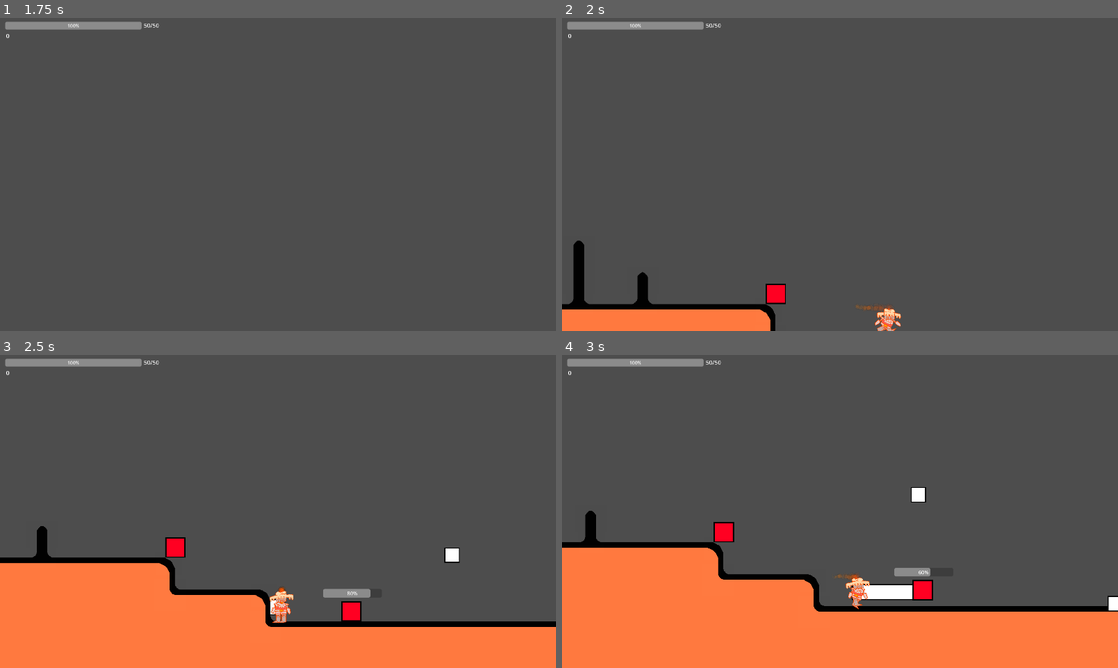
Above: before the commit, frames 1-4 (two rows, left to right).
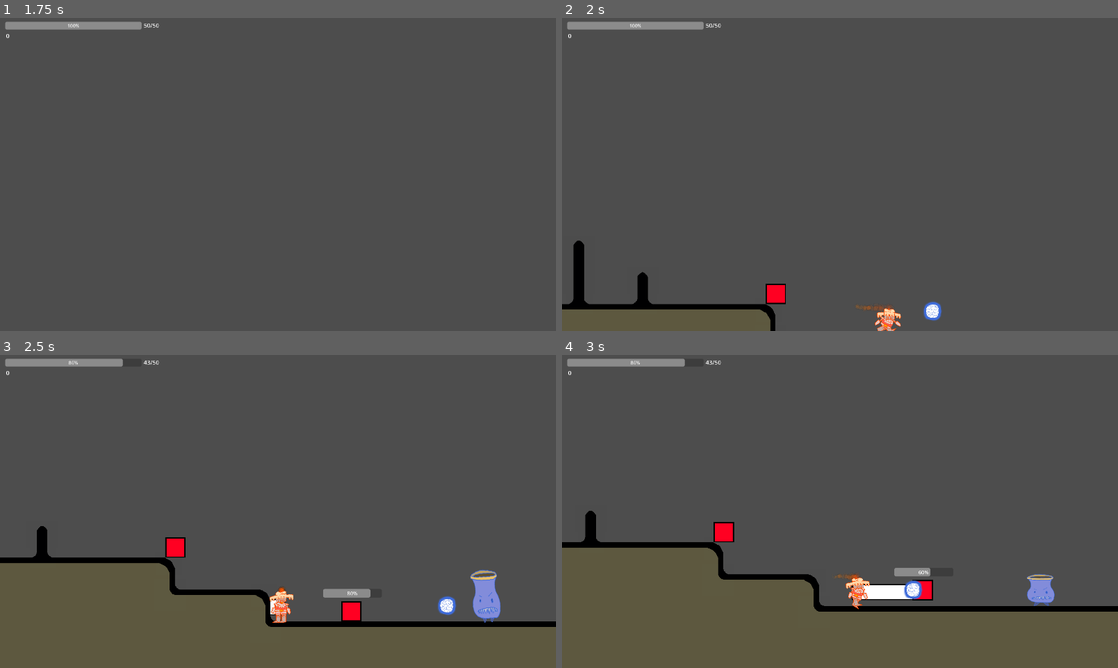
Above: after the commit, the same moments.

Repository: FlapjackPlop/WIW
Game: Godot game, scene res://Scenes/test_world.tscn
Two runs of this game, one before a commit and one after it. Both use one fixed random seed, a clock stepped at 60 frames per second and the inputs below. The project has no main scene, so this scene is started directly.
Inputs (mouse positions are in pixels of both pictures, inside the frame that each line leads up to):
- Up to frame 1 (1.75 s): move the mouse to (400, 158) at 0.52 s; press the mouse at (400, 158) at 0.53 s; hold D (right) from 0.53 s (still down); tap Space (jump) at 0.77, 1.52 s; tap Enter at 1.25 s; move the mouse to (166, 190) at 1.27 s; release the mouse at (166, 190) at 1.28 s; click (166, 190) at 1.35 s
- Up to frame 2 (2 s): keep holding D (right)
- Up to frame 3 (2.5 s): move the mouse to (333, 442) at 2.02 s; release D (right) at 2.03 s; press the mouse at (333, 442) at 2.03 s; hold A (left) from 2.03 s (still down)
- Up to frame 4 (3 s): move the mouse to (812, 574) at 2.77 s; release A (left) at 2.78 s; release the mouse at (812, 574) at 2.78 s; hold D (right) from 2.78 s (still down); click (812, 574) at 2.85 s

Frame 1 is identical in both runs. In frame 2, 2.7% of the frame differs, in the area x 0-69%, y 90-100%; in frame 3, 22%; in frame 4, 26%, in the area x 0-100%, y 1-100%.

Commit message:
Added animations for enemy

Diff:
--- /dev/null
+++ b/Game/Prefabs/crawler.tscn
@@ -0,0 +1,387 @@
+[gd_scene load_steps=11 format=3 uid="uid://0iwpktjqcmmd"]
+
+[ext_resource type="Script" path="res://Script/Crawler.gd" id="1_2nkpm"]
+[ext_resource type="Texture2D" uid="uid://cmmro5b5ygvks" path="res://Art/Placeholder/Cube.png" id="2_2wk03"]
+[ext_resource type="Texture2D" uid="uid://bxabbbsx0f3ut" path="res://Art/Placeholder/Crawler/000.png" id="3_sou15"]
+[ext_resource type="Texture2D" uid="uid://dden2e47ssdry" path="res://Art/Placeholder/Crawler/001.png" id="4_ake1y"]
+
+[sub_resource type="Animation" id="Animation_yq2iy"]
+resource_name = "Walk"
+length = 2.0
+loop_mode = 1
+tracks/0/type = "value"
+tracks/0/imported = false
+tracks/0/enabled = true
+tracks/0/path = NodePath("Crawler/Body:rotation")
+tracks/0/interp = 2
+tracks/0/loop_wrap = true
+tracks/0/keys = {
+"times": PackedFloat32Array(0, 0.5, 1, 1.5),
+"transitions": PackedFloat32Array(1, 1, 1, 1),
+"update": 0,
+"values": [0.0, -0.0993717, 0.0, 0.0979586]
+}
+tracks/1/type = "value"
+tracks/1/imported = false
+tracks/1/enabled = true
+tracks/1/path = NodePath("Crawler/Body:position")
+tracks/1/interp = 2
+tracks/1/loop_wrap = true
+tracks/1/keys = {
+"times": PackedFloat32Array(0, 1),
+"transitions": PackedFloat32Array(1, 1),
+"update": 0,
+"values": [Vector2(0, 18.5281), Vector2(0, 23)]
+}
+tracks/2/type = "value"
+tracks/2/imported = false
+tracks/2/enabled = true
+tracks/2/path = NodePath("Crawler/LegR:rotation")
+tracks/2/interp = 2
+tracks/2/loop_wrap = true
+tracks/2/keys = {
+"times": PackedFloat32Array(0, 0.5, 1, 1.5),
+"transitions": PackedFloat32Array(1, 1, 1, 1),
+"update": 0,
+"values": [-0.814218, 0.669946, -0.814218, 0.669946]
+}
+tracks/3/type = "value"
+tracks/3/imported = false
+tracks/3/enabled = true
+tracks/3/path = NodePath("Crawler/LegR:position")
+tracks/3/interp = 2
+tracks/3/loop_wrap = true
+tracks/3/keys = {
+"times": PackedFloat32Array(0, 0.5, 1, 1.5),
+"transitions": PackedFloat32Array(1, 1, 1, 1),
+"update": 0,
+"values": [Vector2(13, 18), Vector2(13, 18), Vector2(13, 18), Vector2(13, 18)]
+}
+tracks/4/type = "value"
+tracks/4/imported = false
+tracks/4/enabled = true
+tracks/4/path = NodePath("Crawler/LegL:position")
+tracks/4/interp = 2
+tracks/4/loop_wrap = true
+tracks/4/keys = {
+"times": PackedFloat32Array(0, 0.5, 1, 1.5),
+"transitions": PackedFloat32Array(1, 1, 1, 1),
+"update": 0,
+"values": [Vector2(-11, 18), Vector2(-11, 18), Vector2(-11, 18), Vector2(-11, 18)]
+}
+tracks/5/type = "value"
+tracks/5/imported = false
+tracks/5/enabled = true
+tracks/5/path = NodePath("Crawler/LegL:rotation")
+tracks/5/interp = 2
+tracks/5/loop_wrap = true
+tracks/5/keys = {
+"times": PackedFloat32Array(0, 0.5, 1, 1.5),
+"transitions": PackedFloat32Array(1, 1, 1, 1),
+"update": 0,
+"values": [0.916415, -0.982284, 0.916415, -0.982284]
+}
+tracks/6/type = "value"
+tracks/6/imported = false
+tracks/6/enabled = true
+tracks/6/path = NodePath("Crawler/Body:scale")
+tracks/6/interp = 1
+tracks/6/loop_wrap = true
+tracks/6/keys = {
+"times": PackedFloat32Array(0),
+"transitions": PackedFloat32Array(1),
+"update": 0,
+"values": [Vector2(0.635, 0.635)]
+}
+
+[sub_resource type="Animation" id="Animation_sdyhc"]
+length = 0.001
+tracks/0/type = "value"
+tracks/0/imported = false
+tracks/0/enabled = true
+tracks/0/path = NodePath("Crawler/Body:rotation")
+tracks/0/interp = 1
+tracks/0/loop_wrap = true
+tracks/0/keys = {
+"times": PackedFloat32Array(0),
+"transitions": PackedFloat32Array(1),
+"update": 0,
+"values": [0.0]
+}
+tracks/1/type = "value"
+tracks/1/imported = false
+tracks/1/enabled = true
+tracks/1/path = NodePath("Crawler/Body:position")
+tracks/1/interp = 1
+tracks/1/loop_wrap = true
+tracks/1/keys = {
+"times": PackedFloat32Array(0),
+"transitions": PackedFloat32Array(1),
+"update": 0,
+"values": [Vector2(0, 18.5281)]
+}
+tracks/2/type = "value"
+tracks/2/imported = false
+tracks/2/enabled = true
+tracks/2/path = NodePath("Crawler/LegR:rotation")
+tracks/2/interp = 1
+tracks/2/loop_wrap = true
+tracks/2/keys = {
+"times": PackedFloat32Array(0),
+"transitions": PackedFloat32Array(1),
+"update": 0,
+"values": [0.0]
+}
+tracks/3/type = "value"
+tracks/3/imported = false
+tracks/3/enabled = true
+tracks/3/path = NodePath("Crawler/LegR:position")
+tracks/3/interp = 1
+tracks/3/loop_wrap = true
+tracks/3/keys = {
+"times": PackedFloat32Array(0),
+"transitions": PackedFloat32Array(1),
+"update": 0,
+"values": [Vector2(13, 15.0281)]
+}
+tracks/4/type = "value"
+tracks/4/imported = false
+tracks/4/enabled = true
+tracks/4/path = NodePath("Crawler/LegL:position")
+tracks/4/interp = 1
+tracks/4/loop_wrap = true
+tracks/4/keys = {
+"times": PackedFloat32Array(0),
+"transitions": PackedFloat32Array(1),
+"update": 0,
+"values": [Vector2(-11, 14.0281)]
+}
+tracks/5/type = "value"
+tracks/5/imported = false
+tracks/5/enabled = true
+tracks/5/path = NodePath("Crawler/LegL:rotation")
+tracks/5/interp = 1
+tracks/5/loop_wrap = true
+tracks/5/keys = {
+"times": PackedFloat32Array(0),
+"transitions": PackedFloat32Array(1),
+"update": 0,
+"values": [0.0]
+}
+tracks/6/type = "value"
+tracks/6/imported = false
+tracks/6/enabled = true
+tracks/6/path = NodePath("Crawler/Body:scale")
+tracks/6/interp = 1
+tracks/6/loop_wrap = true
+tracks/6/keys = {
+"times": PackedFloat32Array(0),
+"transitions": PackedFloat32Array(1),
+"update": 0,
+"values": [Vector2(0.635, 0.635)]
+}
+
+[sub_resource type="Animation" id="Animation_ugrbp"]
+resource_name = "Shoot"
+tracks/0/type = "value"
+tracks/0/imported = false
+tracks/0/enabled = true
+tracks/0/path = NodePath("Crawler/Body:scale")
+tracks/0/interp = 2
+tracks/0/loop_wrap = true
+tracks/0/keys = {
+"times": PackedFloat32Array(0, 0.2, 1),
+"transitions": PackedFloat32Array(1, 1, 1),
+"update": 0,
+"values": [Vector2(0.635, 0.22), Vector2(0.635, 0.85), Vector2(0.635, 0.635)]
+}
+tracks/1/type = "value"
+tracks/1/imported = false
+tracks/1/enabled = true
+tracks/1/path = NodePath("Crawler/Body:position")
+tracks/1/interp = 2
+tracks/1/loop_wrap = true
+tracks/1/keys = {
+"times": PackedFloat32Array(0, 0.5),
+"transitions": PackedFloat32Array(1, 1),
+"update": 0,
+"values": [Vector2(0, 26), Vector2(0, 18.528)]
+}
+tracks/2/type = "value"
+tracks/2/imported = false
+tracks/2/enabled = true
+tracks/2/path = NodePath("Crawler/LegR:rotation")
+tracks/2/interp = 2
+tracks/2/loop_wrap = true
+tracks/2/keys = {
+"times": PackedFloat32Array(0, 0.5),
+"transitions": PackedFloat32Array(1, 1),
+"update": 0,
+"values": [-0.814218, 0.0]
+}
+tracks/3/type = "value"
+tracks/3/imported = false
+tracks/3/enabled = true
+tracks/3/path = NodePath("Crawler/LegL:rotation")
+tracks/3/interp = 2
+tracks/3/loop_wrap = true
+tracks/3/keys = {
+"times": PackedFloat32Array(0, 0.5),
+"transitions": PackedFloat32Array(1, 1),
+"update": 0,
+"values": [0.916415, 0.0]
+}
+
+[sub_resource type="Animation" id="Animation_fv6al"]
+resource_name = "Hurt"
+loop_mode = 1
+tracks/0/type = "value"
+tracks/0/imported = false
+tracks/0/enabled = true
+tracks/0/path = NodePath("Crawler/Body:position")
+tracks/0/interp = 2
+tracks/0/loop_wrap = true
+tracks/0/keys = {
+"times": PackedFloat32Array(0),
+"transitions": PackedFloat32Array(1),
+"update": 0,
+"values": [Vector2(0, 26)]
+}
+tracks/1/type = "value"
+tracks/1/imported = false
+tracks/1/enabled = true
+tracks/1/path = NodePath("Crawler/Body:rotation")
+tracks/1/interp = 2
+tracks/1/loop_wrap = true
+tracks/1/keys = {
+"times": PackedFloat32Array(0, 0.1, 0.2, 0.3, 0.4, 0.5, 0.6, 0.7, 0.8, 0.9, 1),
+"transitions": PackedFloat32Array(1, 1, 1, 1, 1, 1, 1, 1, 1, 1, 1),
+"update": 0,
+"values": [0.0, -0.0987459, 0.00850429, 0.147455, -0.169858, -0.0987459, 0.00850429, 0.147455, -0.169858, 0.147455, -0.169858]
+}
+tracks/2/type = "value"
+tracks/2/imported = false
+tracks/2/enabled = true
+tracks/2/path = NodePath("Crawler/Body:scale")
+tracks/2/interp = 2
+tracks/2/loop_wrap = true
+tracks/2/keys = {
+"times": PackedFloat32Array(0, 0.5, 1),
+"transitions": PackedFloat32Array(1, 1, 1),
+"update": 0,
+"values": [Vector2(0.635, 0.28), Vector2(0.635, 0.365), Vector2(0.635, 0.28)]
+}
+tracks/3/type = "value"
+tracks/3/imported = false
+tracks/3/enabled = true
+tracks/3/path = NodePath("Crawler/LegR:position")
+tracks/3/interp = 2
+tracks/3/loop_wrap = true
+tracks/3/keys = {
+"times": PackedFloat32Array(0, 0.5, 1),
+"transitions": PackedFloat32Array(1, 1, 1),
+"update": 0,
+"values": [Vector2(13, 15.0281), Vector2(13, 10), Vector2(13, 15.0281)]
+}
+tracks/4/type = "value"
+tracks/4/imported = false
+tracks/4/enabled = true
+tracks/4/path = NodePath("Crawler/LegR:rotation")
+tracks/4/interp = 2
+tracks/4/loop_wrap = true
+tracks/4/keys = {
+"times": PackedFloat32Array(0, 0.5, 1),
+"transitions": PackedFloat32Array(1, 1, 1),
+"update": 0,
+"values": [0.0, 0.0, 0.0]
+}
+tracks/5/type = "value"
+tracks/5/imported = false
+tracks/5/enabled = true
+tracks/5/path = NodePath("Crawler/LegL:position")
+tracks/5/interp = 2
+tracks/5/loop_wrap = true
+tracks/5/keys = {
+"times": PackedFloat32Array(0, 0.5, 1),
+"transitions": PackedFloat32Array(1, 1, 1),
+"update": 0,
+"values": [Vector2(-11, 9), Vector2(-11, 15), Vector2(-11, 9)]
+}
+tracks/6/type = "value"
+tracks/6/imported = false
+tracks/6/enabled = true
+tracks/6/path = NodePath("Crawler/LegL:rotation")
+tracks/6/interp = 2
+tracks/6/loop_wrap = true
+tracks/6/keys = {
+"times": PackedFloat32Array(0, 0.5, 1),
+"transitions": PackedFloat32Array(1, 1, 1),
+"update": 0,
+"values": [0.0, 0.0, 0.0]
+}
+
+[sub_resource type="AnimationLibrary" id="AnimationLibrary_74672"]
+_data = {
+"Hurt": SubResource("Animation_fv6al"),
+"RESET": SubResource("Animation_sdyhc"),
+"Shoot": SubResource("Animation_ugrbp"),
+"Walk": SubResource("Animation_yq2iy")
+}
+
+[sub_resource type="RectangleShape2D" id="RectangleShape2D_4qvbc"]
+size = Vector2(64, 100)
+
+[node name="Crawler" type="CharacterBody2D" groups=["enemy"]]
+script = ExtResource("1_2nkpm")
+
+[node name="Visuals" type="Node2D" parent="."]
+
+[node name="Sprite" type="Sprite2D" parent="Visuals"]
+visible = false
+modulate = Color(1, 0, 0.368627, 1)
+scale = Vector2(2, 2)
+texture = ExtResource("2_2wk03")
+
+[node name="Crawler" type="Node2D" parent="Visuals"]
+
+[node name="LegR" type="Sprite2D" parent="Visuals/Crawler"]
+position = Vector2(13, 15.0281)
+scale = Vector2(0.635, 0.635)
+texture = ExtResource("3_sou15")
+offset = Vector2(-29.2135, -60.6742)
+
+[node name="LegL" type="Sprite2D" parent="Visuals/Crawler"]
+position = Vector2(-11, 14.0281)
+scale = Vector2(0.635, 0.635)
+texture = ExtResource("3_sou15")
+offset = Vector2(29.2135, -58.427)
+flip_h = true
+
+[node name="Body" type="Sprite2D" parent="Visuals/Crawler"]
+position = Vector2(0, 18.5281)
+scale = Vector2(0.635, 0.635)
+texture = ExtResource("4_ake1y")
+offset = Vector2(0, -58.427)
+
+[node name="AnimationPlayer" type="AnimationPlayer" parent="Visuals"]
+speed_scale = 2.0
+libraries = {
+"": SubResource("AnimationLibrary_74672")
+}
+blend_times = [&"Shoot", &"Hurt", 0.5, &"Shoot", &"Walk", 0.5, &"Walk", &"Hurt", 0.5, &"Walk", &"Shoot", 0.2]
+
+[node name="CollisionShape" type="CollisionShape2D" parent="."]
+position = Vector2(0, -18)
+shape = SubResource("RectangleShape2D_4qvbc")
+
+[node name="CrawlTime" type="Timer" parent="."]
+one_shot = true
+
+[node name="PauseTime" type="Timer" parent="."]
+one_shot = true
+
+[node name="ShootPoint" type="Node2D" parent="."]
+position = Vector2(0, -42)
+
+[connection signal="timeout" from="CrawlTime" to="." method="_on_crawl_time_timeout"]
+[connection signal="timeout" from="PauseTime" to="." method="_on_pause_time_timeout"]
--- a/Game/Prefabs/curve_bullet.tscn
+++ b/Game/Prefabs/curve_bullet.tscn
@@ -1,7 +1,7 @@
 [gd_scene load_steps=4 format=3 uid="uid://cgh17luhb7msk"]
 
 [ext_resource type="Script" path="res://Script/CurveBullet.gd" id="1_g0atj"]
-[ext_resource type="Texture2D" uid="uid://cmmro5b5ygvks" path="res://Art/Placeholder/Cube.png" id="2_48k48"]
+[ext_resource type="Texture2D" uid="uid://e25xdqqem1f" path="res://Art/Placeholder/Crawler/Bullet.png" id="2_yw5eh"]
 
 [sub_resource type="CircleShape2D" id="CircleShape2D_r1a77"]
 radius = 28.0179
@@ -12,8 +12,9 @@
 [node name="Visuals" type="Node2D" parent="."]
 
 [node name="Sprite" type="Sprite2D" parent="Visuals"]
-scale = Vector2(1.5, 1.5)
-texture = ExtResource("2_48k48")
+position = Vector2(0, 2)
+scale = Vector2(0.36, 0.36)
+texture = ExtResource("2_yw5eh")
 
 [node name="Area2D" type="Area2D" parent="."]
 
--- a/Game/Prefabs/isotope_chunk.tscn
+++ b/Game/Prefabs/isotope_chunk.tscn
@@ -1,19 +1,19 @@
 [gd_scene load_steps=4 format=3 uid="uid://gbnahqqfpr3s"]
 
 [ext_resource type="Script" path="res://Script/IsotopeChunk.gd" id="1_wiq2x"]
-[ext_resource type="Texture2D" uid="uid://cmmro5b5ygvks" path="res://Art/Placeholder/Cube.png" id="2_0eplj"]
+[ext_resource type="Texture2D" uid="uid://dxb22i6vp0720" path="res://Art/Placeholder/Isotope.png" id="2_uw2v8"]
 
 [sub_resource type="CircleShape2D" id="CircleShape2D_fgppe"]
-radius = 22.3607
+radius = 7.07107
 
 [node name="IsotopeChunk" type="CharacterBody2D"]
 script = ExtResource("1_wiq2x")
 
 [node name="Visual" type="Node2D" parent="."]
 
-[node name="Sprite2D" type="Sprite2D" parent="Visual"]
-modulate = Color(0.666667, 1, 0.34902, 1)
-texture = ExtResource("2_0eplj")
+[node name="Sprite" type="Sprite2D" parent="Visual"]
+scale = Vector2(0.2, 0.2)
+texture = ExtResource("2_uw2v8")
 
 [node name="Area2D" type="Area2D" parent="."]
 
--- a/Game/Scenes/test_world.tscn
+++ b/Game/Scenes/test_world.tscn
@@ -9,7 +9,7 @@
 [ext_resource type="Texture2D" uid="uid://cknfpn06ubmuy" path="res://Art/Placeholder/CandleBoy/Hand.png" id="4_dwa4x"]
 [ext_resource type="Texture2D" uid="uid://dsuifxof6xce2" path="res://Art/Placeholder/CandleBoy/Leg.png" id="5_xvhef"]
 [ext_resource type="Texture2D" uid="uid://bf38wm8k1tp5j" path="res://Art/Placeholder/CandleBoy/Body.png" id="6_42gg4"]
-[ext_resource type="Script" path="res://Script/Crawler.gd" id="10_2w3gj"]
+[ext_resource type="PackedScene" uid="uid://0iwpktjqcmmd" path="res://Prefabs/crawler.tscn" id="10_i18bl"]
 
 [sub_resource type="TileSetAtlasSource" id="TileSetAtlasSource_f8dsx"]
 resource_name = "Ground"
@@ -1084,9 +1084,6 @@
 [sub_resource type="RectangleShape2D" id="RectangleShape2D_rhcva"]
 size = Vector2(64, 64)
 
-[sub_resource type="RectangleShape2D" id="RectangleShape2D_4qvbc"]
-size = Vector2(64, 64)
-
 [node name="TestWorld" type="Node2D"]
 
 [node name="UI" type="CanvasLayer" parent="."]
@@ -1105,6 +1102,7 @@
 texture = ExtResource("3_k82fe")
 
 [node name="TileMap" type="TileMap" parent="."]
+modulate = Color(0.364706, 0.729412, 1, 1)
 tile_set = SubResource("TileSet_u0ls2")
 format = 2
 layer_0/tile_data = PackedInt32Array(1310776, 589824, 2, 1245240, 589824, 2, 1179704, 589824, 2, 1114168, 589824, 2, 10 …(35744 unchanged characters)…
@@ -1209,7 +1207,7 @@
 libraries = {
 "": SubResource("AnimationLibrary_w1atl")
 }
-blend_times = [&"Jump", &"Idle", 0.1, &"Jump", &"Run", 0.1, &"Jump", &"RESET", 0.1, &"Idle", &"Jump", 0.5, &"Idle", &"Run", 0.5, &"Idle", &"RESET", 0.5, &"Run", &"Jump", 0.5, &"Run", &"Idle", 0.5, &"Run", &"RESET", 0.5]
+blend_times = [&"Idle", &"RESET", 0.5, &"Idle", &"Jump", 0.5, &"Idle", &"Run", 0.5, &"Jump", &"RESET", 0.1, &"Jump", &"Idle", 0.1, &"Jump", &"Run", 0.1, &"Run", &"RESET", 0.5, &"Run", &"Idle", 0.5, &"Run", &"Jump", 0.5]
 
 [node name="Sword" type="Node2D" parent="Player"]
 
@@ -1285,73 +1283,16 @@
 offset_right = 96.0
 offset_bottom = -43.0
 
-[node name="Crawler" type="CharacterBody2D" parent="." groups=["enemy"]]
-position = Vector2(4846, 763)
-script = ExtResource("10_2w3gj")
-
-[node name="Visuals" type="Node2D" parent="Crawler"]
-
-[node name="Sprite" type="Sprite2D" parent="Crawler/Visuals"]
-modulate = Color(1, 0, 0.368627, 1)
-scale = Vector2(2, 2)
-texture = ExtResource("1_23mms")
-
-[node name="CollisionShape" type="CollisionShape2D" parent="Crawler"]
-shape = SubResource("RectangleShape2D_4qvbc")
-
-[node name="CrawlTime" type="Timer" parent="Crawler"]
-one_shot = true
-
-[node name="PauseTime" type="Timer" parent="Crawler"]
-one_shot = true
-
-[node name="Crawler2" type="CharacterBody2D" parent="." groups=["enemy"]]
-position = Vector2(6063, 898)
-script = ExtResource("10_2w3gj")
-
-[node name="Visuals" type="Node2D" parent="Crawler2"]
-
-[node name="Sprite" type="Sprite2D" parent="Crawler2/Visuals"]
-modulate = Color(1, 0, 0.368627, 1)
-scale = Vector2(2, 2)
-texture = ExtResource("1_23mms")
-
-[node name="CollisionShape" type="CollisionShape2D" parent="Crawler2"]
-shape = SubResource("RectangleShape2D_4qvbc")
-
-[node name="CrawlTime" type="Timer" parent="Crawler2"]
-one_shot = true
-
-[node name="PauseTime" type="Timer" parent="Crawler2"]
-one_shot = true
-
-[node name="Crawler3" type="CharacterBody2D" parent="." groups=["enemy"]]
-position = Vector2(7861, 822)
-script = ExtResource("10_2w3gj")
-
-[node name="Visuals" type="Node2D" parent="Crawler3"]
-
-[node name="Sprite" type="Sprite2D" parent="Crawler3/Visuals"]
-modulate = Color(1, 0, 0.368627, 1)
-scale = Vector2(2, 2)
-texture = ExtResource("1_23mms")
-
-[node name="CollisionShape" type="CollisionShape2D" parent="Crawler3"]
-shape = SubResource("RectangleShape2D_4qvbc")
-
-[node name="CrawlTime" type="Timer" parent="Crawler3"]
-one_shot = true
-
-[node name="PauseTime" type="Timer" parent="Crawler3"]
-one_shot = true
+[node name="Crawler" parent="." instance=ExtResource("10_i18bl")]
+position = Vector2(4212, 732)
+
+[node name="Crawler2" parent="." instance=ExtResource("10_i18bl")]
+position = Vector2(5014, 725)
+
+[node name="Crawler3" parent="." instance=ExtResource("10_i18bl")]
+position = Vector2(6429, 707)
 
 [connection signal="body_entered" from="Player/Sword/SwordCollision" to="Player" method="_on_sword_collision_body_entered"]
 [connection signal="timeout" from="Player/Cayote" to="Player" method="_on_cayote_timeout"]
 [connection signal="timeout" from="Player/SwordCooldown" to="Player" method="_on_sword_cooldown_timeout"]
 [connection signal="timeout" from="Player/SwordSwing" to="Player" method="_on_sword_swing_timeout"]
-[connection signal="timeout" from="Crawler/CrawlTime" to="Crawler" method="_on_crawl_time_timeout"]
-[connection signal="timeout" from="Crawler/PauseTime" to="Crawler" method="_on_pause_time_timeout"]
-[connection signal="timeout" from="Crawler2/CrawlTime" to="Crawler2" method="_on_crawl_time_timeout"]
-[connection signal="timeout" from="Crawler2/PauseTime" to="Crawler2" method="_on_pause_time_timeout"]
-[connection signal="timeout" from="Crawler3/CrawlTime" to="Crawler3" method="_on_crawl_time_timeout"]
-[connection signal="timeout" from="Crawler3/PauseTime" to="Crawler3" method="_on_pause_time_timeout"]
--- a/Game/Script/Crawler.gd
+++ b/Game/Script/Crawler.gd
@@ -1,4 +1,7 @@
 extends CharacterBody2D
+
+# Children Variables
+@onready var animation_player = $Visuals/AnimationPlayer
 
 # Misc variables
 var gravity = Global.gravity
@@ -65,7 +68,16 @@
 		$CrawlTime.start()
 		crawling = true
 
+func animation():
+	if stop_moving:
+		animation_player.play("Hurt")
+	else:
+		if velocity.x != 0:
+			animation_player.play("Walk")
+
 func _physics_process(delta):
+	animation() # Handles animation
+
 	if health <= 0:
 		death() # Handles death
 
@@ -86,7 +98,7 @@
 
 	var bullet_instance = bullet.instantiate()
 
-	bullet_instance.global_position = global_position
+	bullet_instance.global_position = $ShootPoint.global_position
 	bullet_instance.curve_height = randi_range(5, 30)
 
 	if randi_range(0, 100) > 50:
@@ -99,6 +111,8 @@
 
 	get_parent().add_child(bullet_instance)
 
+	animation_player.play("Shoot")
+
 	$PauseTime.wait_time = randf_range(0.1, 2)
 	$PauseTime.start()
 
--- a/Game/Script/IsotopeChunk.gd
+++ b/Game/Script/IsotopeChunk.gd
@@ -1,6 +1,6 @@
 extends CharacterBody2D
 
-var speed = 150
+var speed = 450
 
 @onready var isotope_count = 5
 
Binary file added: Game/Art/Placeholder/Crawler/000.png
Not shown, added: Game/Art/Placeholder/Crawler/000.png.import
Binary file added: Game/Art/Placeholder/Crawler/001.png
Not shown, added: Game/Art/Placeholder/Crawler/001.png.import
Binary file added: Game/Art/Placeholder/Crawler/Bullet.png
Not shown, added: Game/Art/Placeholder/Crawler/Bullet.png.import
Binary file added: Game/Art/Placeholder/Isotope.png
Not shown, added: Game/Art/Placeholder/Isotope.png.import
Not shown: 1 places in Game/Scenes/test_world.tscn that only renumber resources
